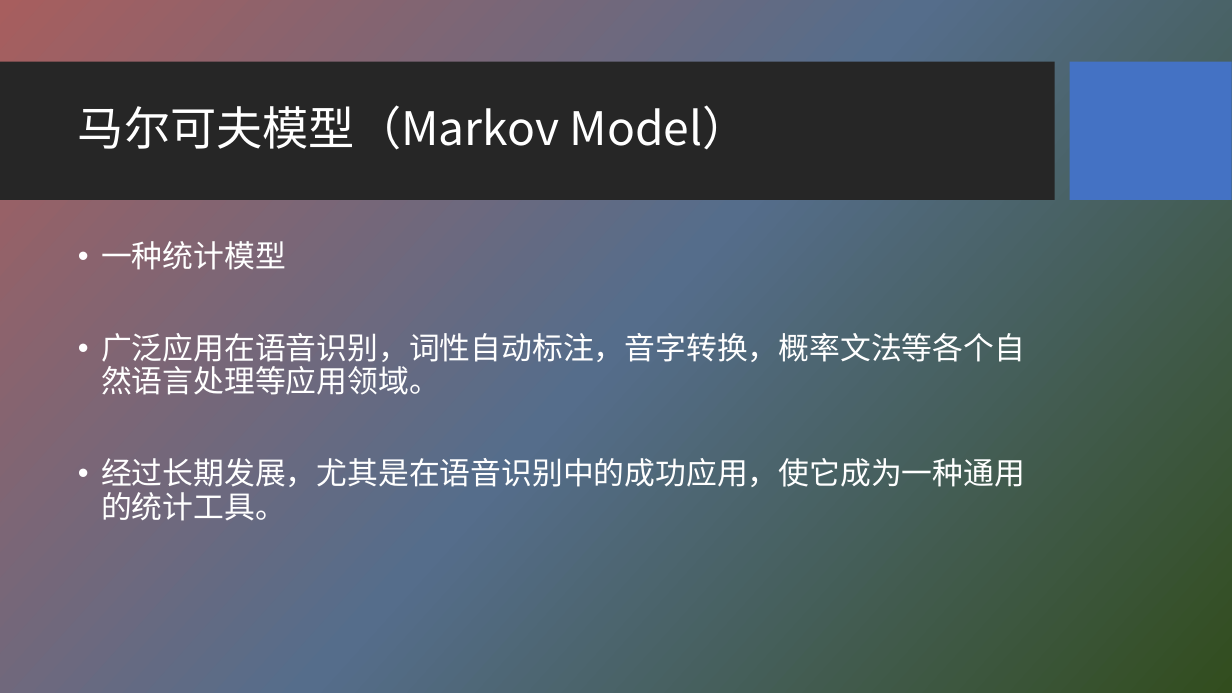
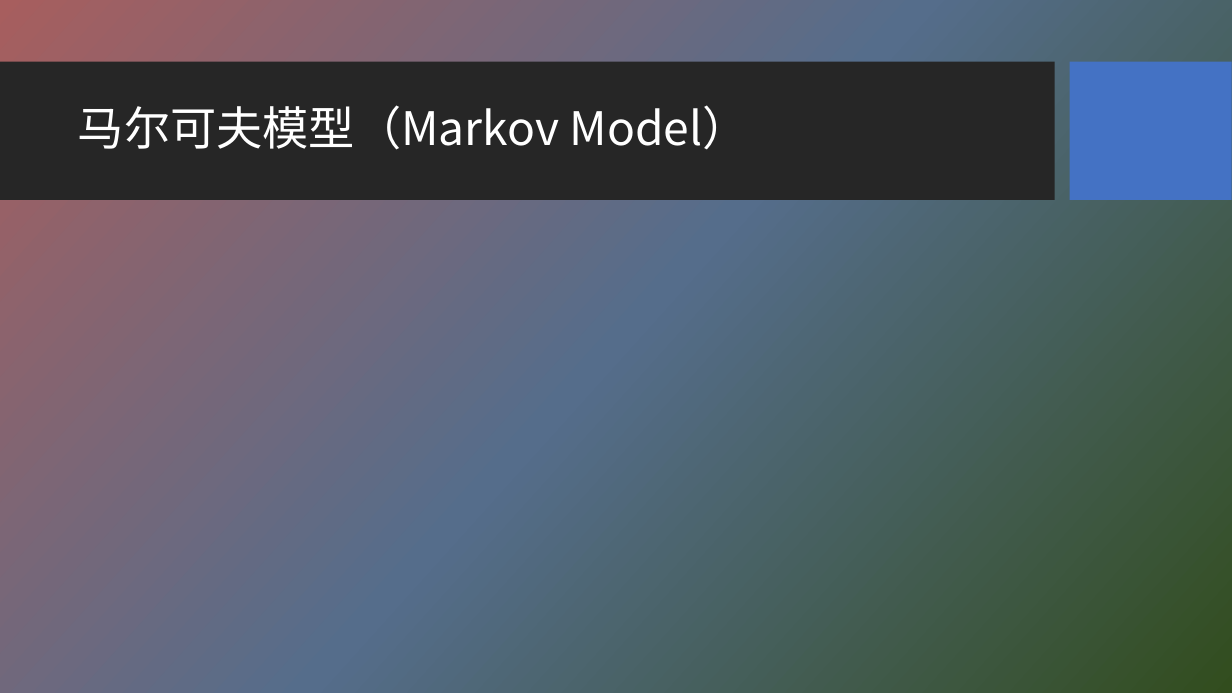
Before and after one commit to HBU/NLP_PPT, a slide deck: slide 7 of PPT-2020/ch04 隐马尔科夫模型.pptx (slide 8 before the commit). Drawn at 1232x693 pixels with LibreOffice and Linux fonts; fonts in the diff are those of the drawing; grey boxes stand for pictures; background and template pictures are left out. Boxes give left, top, right and bottom in pixels: in the first picture for what was removed or moved away, otherwise in the second. Text is boxed around its words. In the diff, an @@ line names an element or a change of style, - is before the commit and + after.

```diff
--- a/PPT-2020/ch04 隐马尔科夫模型.pptx
+++ b/PPT-2020/ch04 隐马尔科夫模型.pptx
@@ text removed at box(101, 241, 1025, 521) @@
-• 一种统计模型
-• 广泛应用在语音识别，词性自动标注，音字转换，概率文法等各个自然语言处理等应用领域。
-• 经过长期发展，尤其是在语音识别中的成功应用，使它成为一种通用的统计工具。
```
Also in this commit, not shown: 8 other slides changed, 2 slides added, 5 slides removed.
